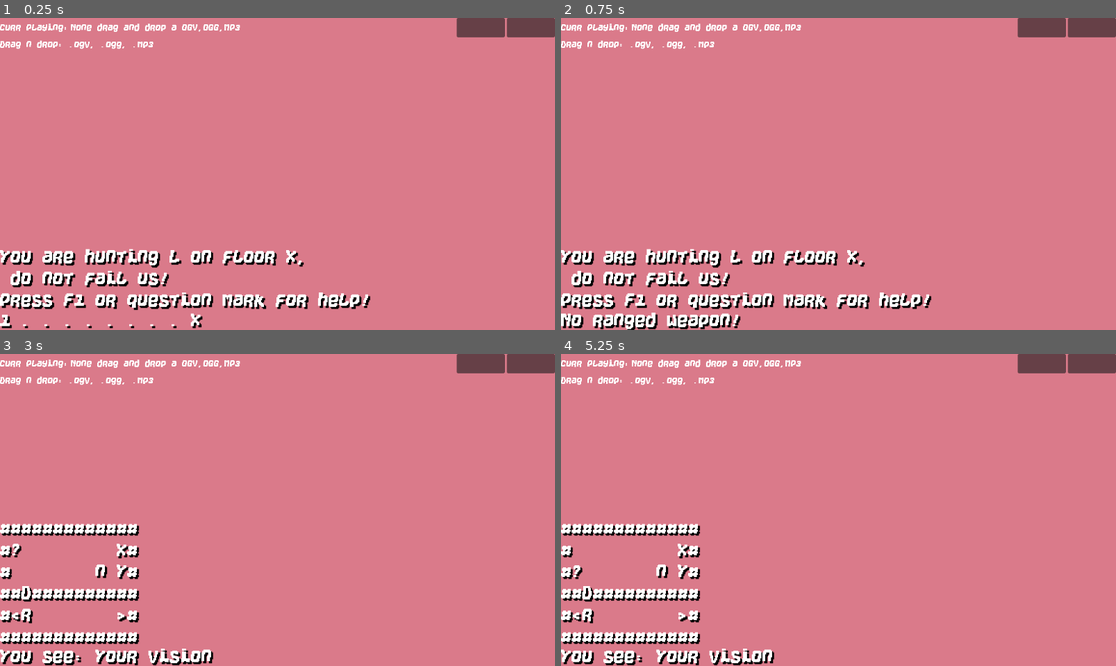
Above: before the commit, frames 1-4 (two rows, left to right).
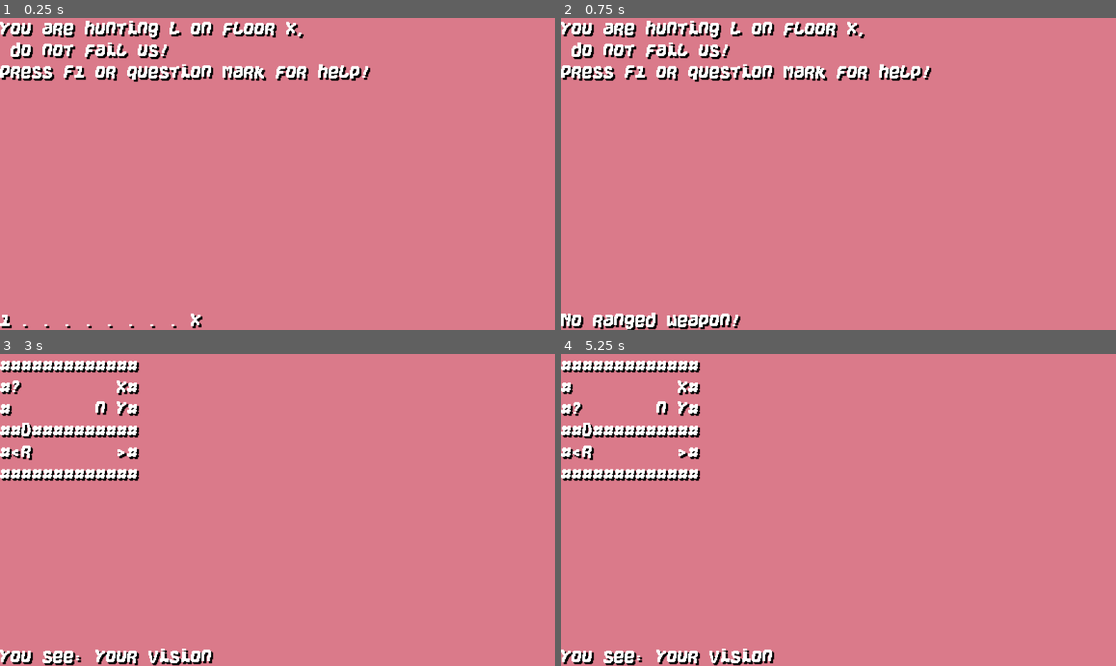
Above: after the commit, the same moments.

Repository: KaizNike/Defeating-User-Built-Dungeon
Game: Godot game, scene res://Main.tscn
The game is run twice, just before and just after one commit, with the same random seed, the same clock (stepped at 60 frames per second) and the same inputs.
Inputs (mouse positions are in pixels of both pictures, inside the frame that each line leads up to):
- Up to frame 1 (0.25 s): no input
- Up to frame 2 (0.75 s): tap F at 0.5 s; move the mouse to (960, 158) at 0.52 s; hold Keypad 3 (fire_downright) from 0.53 s (still down); hold X (fire) from 0.53 s (still down); click (960, 158) at 0.67 s
- Up to frame 3 (3 s): release Keypad 3 (fire_downright) at 1.25 s; release X (fire) at 1.25 s; tap F at 1.25, 2, 2.75 s; drag from (166, 525) to (249, 572) at 1.27 s; move the mouse to (333, 441) at 2.02 s; hold Keypad 3 (fire_downright) 2.03-2.75 s; hold K (look) 2.03-2.75 s; drag from (249, 572) to (111, 463) at 2.77 s
- Up to frame 4 (5.25 s): tap R (reset) at 3.5, 4.25 s; move the mouse to (1005, 556) at 3.52 s; hold Keypad 1 (fire_downleft) 3.53-4.25 s; hold V (version_display) 3.53-4.25 s; tap F3 (mute) at 4.15 s; drag from (672, 463) to (755, 432) at 4.27 s; move the mouse to (866, 510) at 5.02 s; hold Keypad 2 (fire_down) from 5.03 s (still down); tap Shift at 5.1 s; click (866, 510) at 5.17 s

The runs differ from the first frame. In frame 1, 11% of the frame differs, in the area x 0-100%, y 0-94%; in frame 2, 11%; in frame 3, 8.6%; in frame 4, 8.6%.
Error in both runs: Invalid access of index '0' on a base object of type: 'PackedStringArray'. (res://Main.gd:148)

Commit message:
v0.21.3-alpha Move to 4.4
Some dictionary crashes in ALL.

Diff:
--- a/Defeating User Built Dungeon/CGPTOnViewingRooms.tscn
+++ b/Defeating User Built Dungeon/CGPTOnViewingRooms.tscn
@@ -1,6 +1,6 @@
-[gd_scene load_steps=2 format=2]
+[gd_scene load_steps=2 format=3 uid="uid://bh6r4fs83tmay"]
 
-[ext_resource path="res://CGPTOnViewingRooms.gd" type="Script" id=1]
+[ext_resource type="Script" uid="uid://dfh8gdngxljph" path="res://CGPTOnViewingRooms.gd" id="1"]
 
 [node name="CGPTOnViewingRooms" type="Node"]
-script = ExtResource( 1 )
+script = ExtResource("1")
--- a/Defeating User Built Dungeon/CellularMusicChatGPT/AudioPlayer.gd
+++ b/Defeating User Built Dungeon/CellularMusicChatGPT/AudioPlayer.gd
@@ -30,6 +30,7 @@
 	pass
 
 func _files_dropped(files):
+	self.show()
 	var fileIndex = 0
 	var extensions = ["ogg", "ogv", "mp3"]
 	for file in files:
--- a/Defeating User Built Dungeon/Main.gd
+++ b/Defeating User Built Dungeon/Main.gd
@@ -2,9 +2,9 @@
 extends Node
 
 # Major, Minor, Patch
-var version = [0, 21, 2, "-alpha"]
-# Filehandling + Music Fixes
-## Patch - Speech Fixes + Reupload to Laptop
+var version = [0, 21, 3, "-alpha"]
+# Dictionary Handling
+## Update to 4.4
 
 # Future ideas - Friendly or neutral mobs, ghosts (spawn in reused rooms where player died), Pets
 
@@ -870,11 +870,18 @@
 		importantHappen = true
 	if Dest in COLLIDES or Dest in ENTITIES:
 		if Dest in COLLIDES:
-			statusLabel.text = "You feel: " + str(ALL[Dest])
-			if not is_muted:
-				DisplayServer.tts_stop()
-				importantHappen = true
-				DisplayServer.tts_speak("You feel: " + ALL[Dest], voice[0])
+			if Dest in ALL:
+				statusLabel.text = "You feel: " + str(ALL.get(Dest))
+				if not is_muted:
+					DisplayServer.tts_stop()
+					importantHappen = true
+					DisplayServer.tts_speak("You feel: " + ALL.get(Dest), voice[0])
+			else:
+				statusLabel.text = "You feel: " + "Something odd..."
+				if not is_muted:
+					DisplayServer.tts_stop()
+					importantHappen = true
+					DisplayServer.tts_speak("You feel: " + "Something odd...", voice[0])
 		return array
 	if Dest in WEAPONS:
 		_grab_weapon(Dest)
@@ -1828,6 +1835,10 @@
 		for Char in row:
 #			if Char == "\n":
 #				continue
+			if ALL.has(Char):
+				pass
+			else:
+				continue
 			var translated_char = ALL[Char]
 			if current_string == "":
 				current_string = translated_char + " times 1"
--- a/Defeating User Built Dungeon/Main.tscn
+++ b/Defeating User Built Dungeon/Main.tscn
@@ -23,6 +23,7 @@
 size_flags_vertical = 3
 
 [node name="CellMusicChatGPT3" parent="VSplitContainer/VSplitContainer" instance=ExtResource("4")]
+visible = false
 layout_mode = 2
 size_flags_vertical = 3
 
--- a/Defeating User Built Dungeon/project.godot
+++ b/Defeating User Built Dungeon/project.godot
@@ -12,7 +12,7 @@
 
 config/name="Defeating User Built Dungeon"
 run/main_scene="res://Main.tscn"
-config/features=PackedStringArray("4.3")
+config/features=PackedStringArray("4.4")
 config/icon="res://as/@icon2small.png"
 
 [audio]
Not shown, added: Defeating User Built Dungeon/CGPTOnViewingRooms.gd.uid
Not shown, added: Defeating User Built Dungeon/CellularMusicChatGPT/AudioPlayer.gd.uid
Not shown: 1 places in Defeating User Built Dungeon/CellularMusicChatGPT/AudioPlayer.tscn that only renumber resources
Not shown, added: Defeating User Built Dungeon/CellularMusicChatGPT/CellMusicChatGPT3.gd.uid
Not shown, added: Defeating User Built Dungeon/CellularMusicChatGPT/CellMusicContainer.gd.uid
Not shown, added: Defeating User Built Dungeon/CellularMusicChatGPT/MusicPlaying.gd.uid
Not shown: 1 places in Defeating User Built Dungeon/CellularMusicChatGPT/MusicPlaying.tscn that only renumber resources
Not shown, added: Defeating User Built Dungeon/CellularMusicChatGPT/SineWave.gd.uid
Not shown, added: Defeating User Built Dungeon/CellularMusicChatGPT/Visualizer.gd.uid
Not shown, added: Defeating User Built Dungeon/Globals.gd.uid
Not shown: 1 places in Defeating User Built Dungeon/Globals.tscn that only renumber resources
Not shown, added: Defeating User Built Dungeon/Main.gd.uid
(and 6 more such lines)
